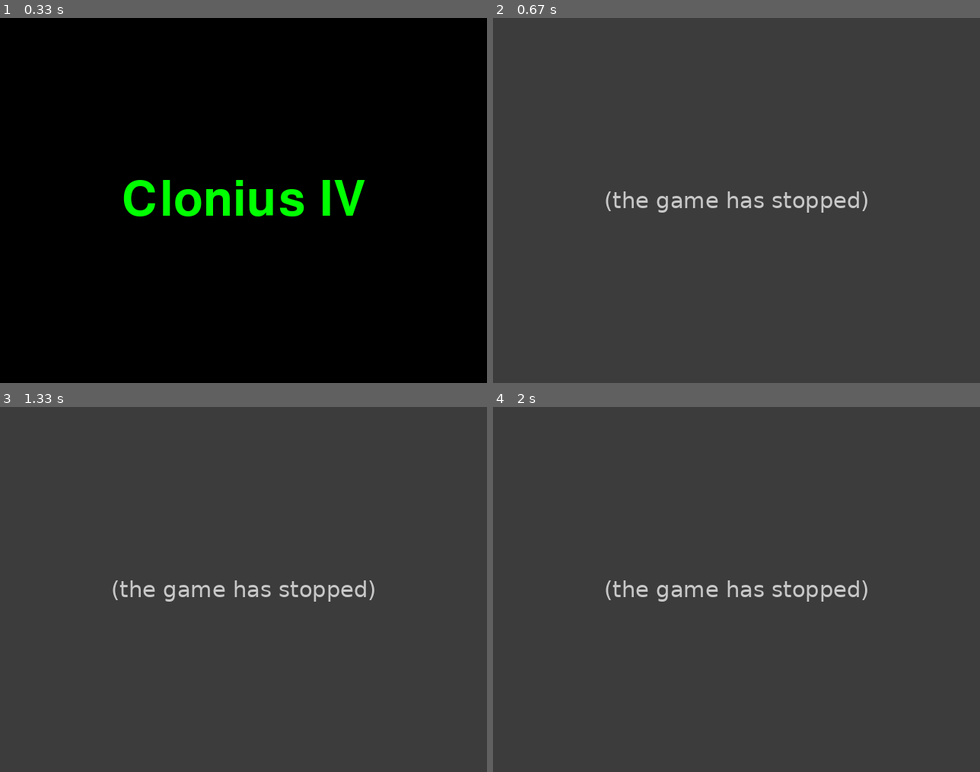
Above: before the commit, frames 1-4 (two rows, left to right).
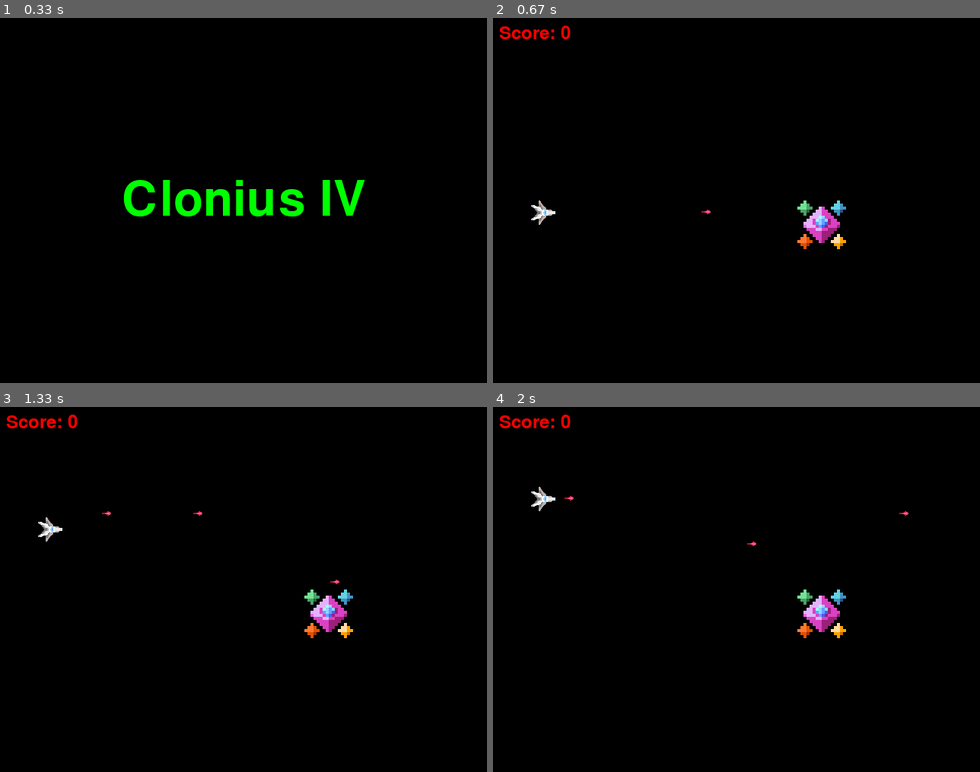
Above: after the commit, the same moments.

Repository: cbpmckinney/csc111-s23
Game: pygame game, started from pygame-clonius/clonius.py
Same seed, same stepped clock (60 frames per second), same inputs: the game is played once before the commit and once after it.
Inputs:
- Up to frame 1 (0.33 s): no input
- Up to frame 2 (0.67 s): tap Space at 0.33 s
- Up to frame 3 (1.33 s): hold W 0.67-1.13 s; tap Space at 0.73, 1.03, 1.23 s; hold S from 1.17 s (still down)
- Up to frame 4 (2 s): release S at 1.47 s; hold W 1.5-1.87 s; tap Space at 1.57, 1.97 s; hold S from 1.9 s (still down)

Frame 1 is identical in both runs. In frame 2, 100% of the frame differs, in the area x 0-100%, y 0-100%; in frame 3, 100%; in frame 4, 100%.
Error before the commit: TypeError: Enemy.update() takes 0 positional arguments but 1 was given (clonius.py line 82); the game stopped at 0.35 s (later frames are placeholders)

Commit message:
Added more pews

Diff:
--- a/pygame-clonius/clonius.py
+++ b/pygame-clonius/clonius.py
@@ -9,6 +9,7 @@
 
 
 pygame.init()
+pygame.mixer.init()
 gamewindow = pygame.display.set_mode((640,480))
 pygame.display.set_caption("Clonius")
 hud = Hud(gamewindow, (640,480))
@@ -22,17 +23,12 @@
 ships_sheet = spritesheet('ships.png')
 projs_sheet = spritesheet('projectiles.png')
 
-# titlefont = pygame.font.Font('freesansbold.ttf',64)
-# hudfont = pygame.font.Font('freesansbold.ttf',24)
-
-
 player = Player(50,240,ships_sheet.image_at((32,64,16,16)))
 playerprojgroup = pygame.sprite.Group()
 gamestate = 0
 
 enemiesgroup = pygame.sprite.Group()
-boss = Boss(400,240,ships_sheet.image_at((48,64,16,16)))
-enemiesgroup.add(boss)
+
 
 while running:
 
@@ -55,6 +51,8 @@
     if gamestate == 1:
         playerscore = 0
         gamestate = 1.1
+        boss = Boss(400,240,ships_sheet.image_at((48,64,16,16)))
+        enemiesgroup.add(boss)
 
     if gamestate == 1.1:
 
@@ -67,6 +65,9 @@
 
         gamewindow.fill("black")
 
+        for object in pygame.sprite.spritecollide(boss, playerprojgroup, False):
+            object.kill()
+            boss.health -= 1
 
 
 
--- a/pygame-clonius/enemies.py
+++ b/pygame-clonius/enemies.py
@@ -13,8 +13,11 @@
         self.rect.y = self.y
 
 
-    def update():
-        pass
+    def update(self):
+        self.rect.x = self.x
+        self.rect.y = self.y
+        if self.health <= 0:
+            self.kill()
 
 
 class Fighter(Enemy):
@@ -29,5 +32,5 @@
 
 class Boss(Enemy):
     def __init__(self,x,y,image):
-        super().__init__(x,y,image)
+        super().__init__(x,y,pygame.transform.scale_by(image,4))
         self.health = 100
Not shown, added: pygame-clonius/laser.mp3
